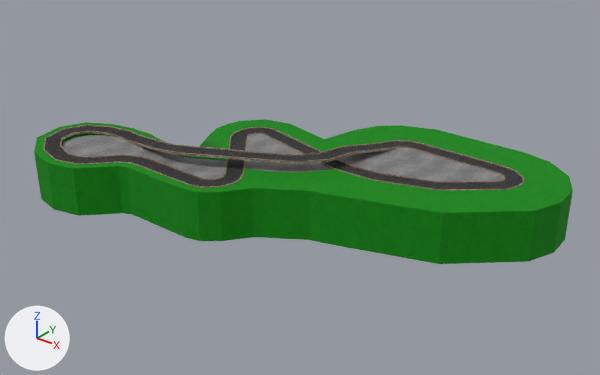
The FBX model Assets/Model/thrill.fbx: old version first, new version second.
Rendered twice from a 50 mm lens placed at (479.0, -423.0, 291.0), pointed at (73.0, 83.0, -23.0). Arrows for +X, +Y and +Z are at lower left; the lights stay in place. The older version comes first. Where no turn or scale is listed for an object, it has been applied to the vertices.

Objects in the first picture: 'track', 'track_terrain', 'track_terrain2'.
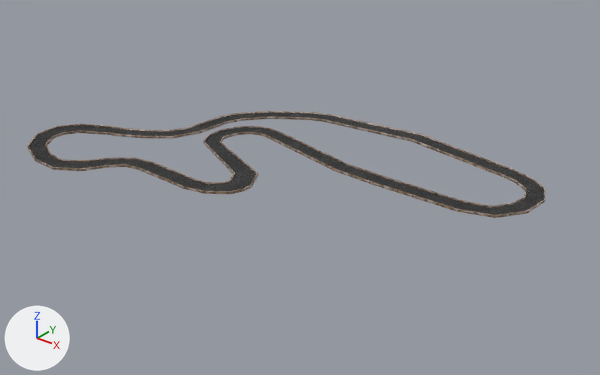
Location of each change, (x1, y1, x2, y2) in pixels of the pictures (600 x 375 px; the box of a moved part takes in the faces that stretch with it):
'track_terrain2', deleted (green)
    before: (34, 119, 573, 264)
'track', reshaped (8% wider, 61% taller)
    before: (43, 125, 524, 191)
    after: (27, 111, 545, 218)
'track_terrain', deleted
    before: (62, 134, 504, 181)
part 1 of me_cube, moved or reshaped
    before: (43, 125, 524, 191)
    after: (27, 111, 545, 218)
part 2 of me_cube, surface changed
    both: (266, 132, 515, 174)

Edits to the bpy script that builds the scene:
```text
Change me_cube:
    used by ob_track; location = (0.0, 0.0, 0.0)
    remove me_cube.from_pydata(...)  # 1510 vertices, 1500 faces; spans x -137.0..241.0, y -45.0..183.0, z 0.0..13.0
    add me_cube.from_pydata(...)  # 1360 vertices, 1350 faces; spans x -147.0..267.0, y -56.0..183.0, z 0.0..10.0
    me_cube part 1: 10 vertices moved within x 46.0..141.0, y 30.0..100.0, z 0.0..1.0; 1320 vertices removed from x -137.0..241.0, y -45.0..182.0, z 0.0..13.0; 1170 vertices added at x -147.0..267.0, y -56.0..182.0, z 0.0..10.0
    me_cube part 2: 60 kept faces spanning x 12.0..225.0, y 89.0..183.0, z 0.0..2.0 get new texture (UV) coordinates
Remove ob_track_terrain:
    ob_track_terrain = bpy.data.objects.new('track_terrain', me_cube_003)
    ob_track_terrain.location = (211.0, 155.7, -5.1)
Remove ob_track_terrain2:
    ob_track_terrain2 = bpy.data.objects.new('track_terrain2', me_cube_004)
    ob_track_terrain2.location = (-7.4, 50.6, -21.0)
```
